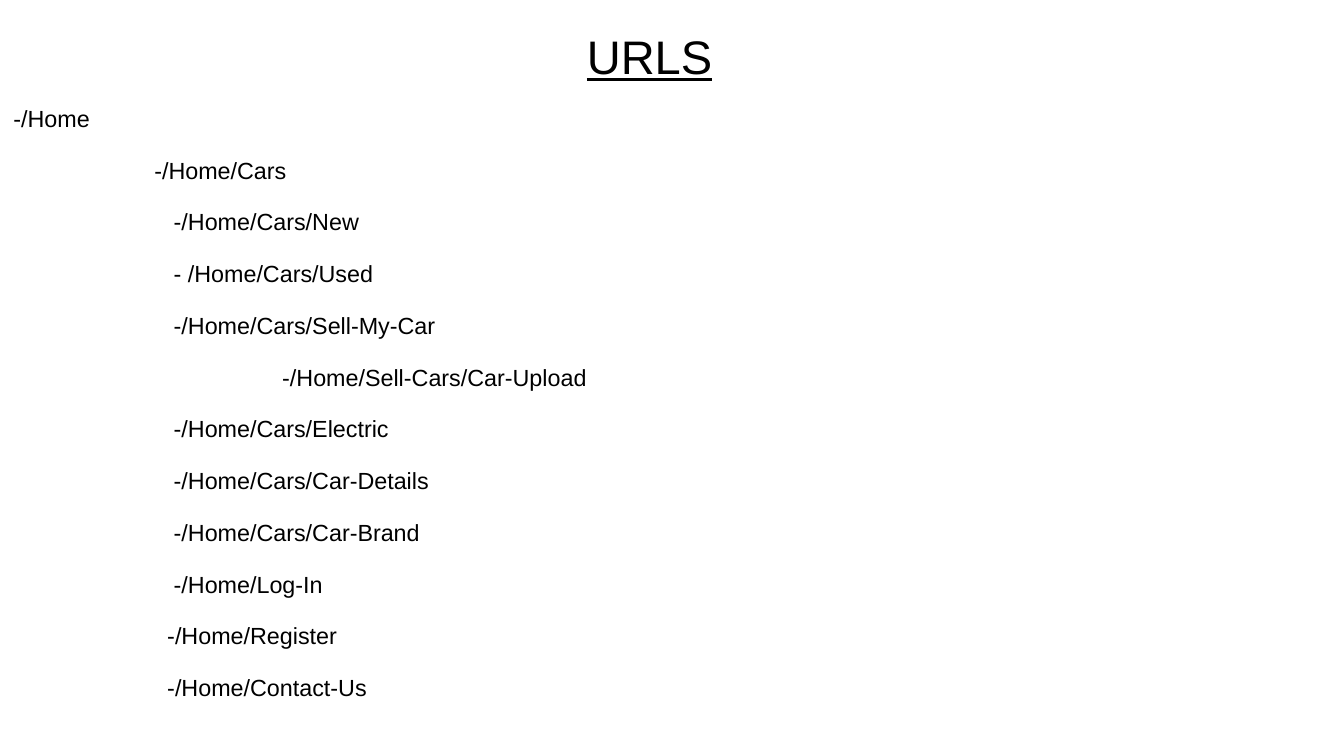
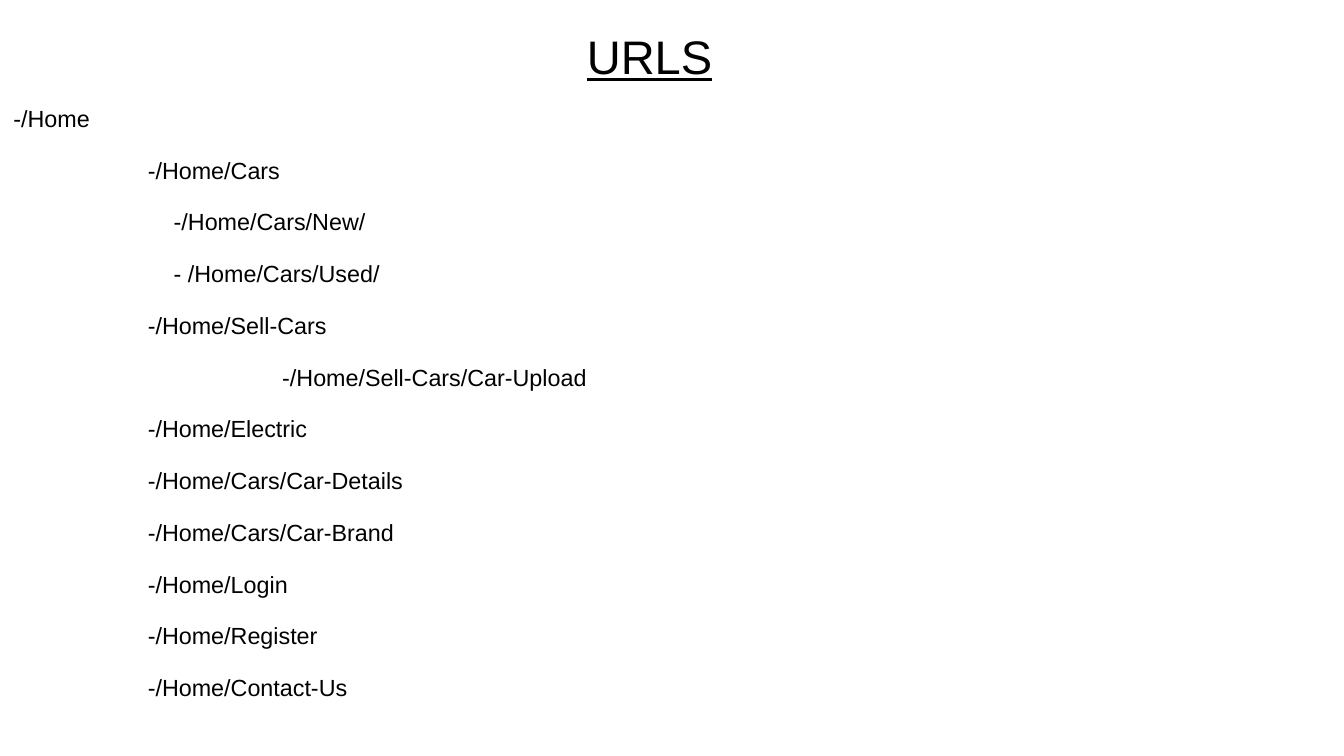
Before and after one commit to AndreiGhita2002/WAD_Car_Market, a slide deck: slide 10 of Design Specification.pptx. Drawn at 1344x756 pixels with LibreOffice and Linux fonts; fonts in the diff are those of the drawing. Boxes give left, top, right and bottom in pixels: in the first picture for what was removed or moved away, otherwise in the second. Text is boxed around its words. In the diff, an @@ line names an element or a change of style, - is before the commit and + after.

```diff
--- a/Design Specification.pptx
+++ b/Design Specification.pptx
@@ text at (148,213,380,335): text changed @@
--/Home/Cars/New
-- /Home/Cars/Used
--/Home/Cars/Sell-My-Car
+-/Home/Cars/New/
+- /Home/Cars/Used/
+-/Home/Sell-Cars
@@ text at (148,420,307,438): text changed @@
--/Home/Cars/Electric
+-/Home/Electric
@@ text at (148,576,288,598): text changed @@
--/Home/Log-In
+-/Home/Login
```
Also in this commit, not shown: 4 other slides changed, 3 slides added, 3 slides removed.
